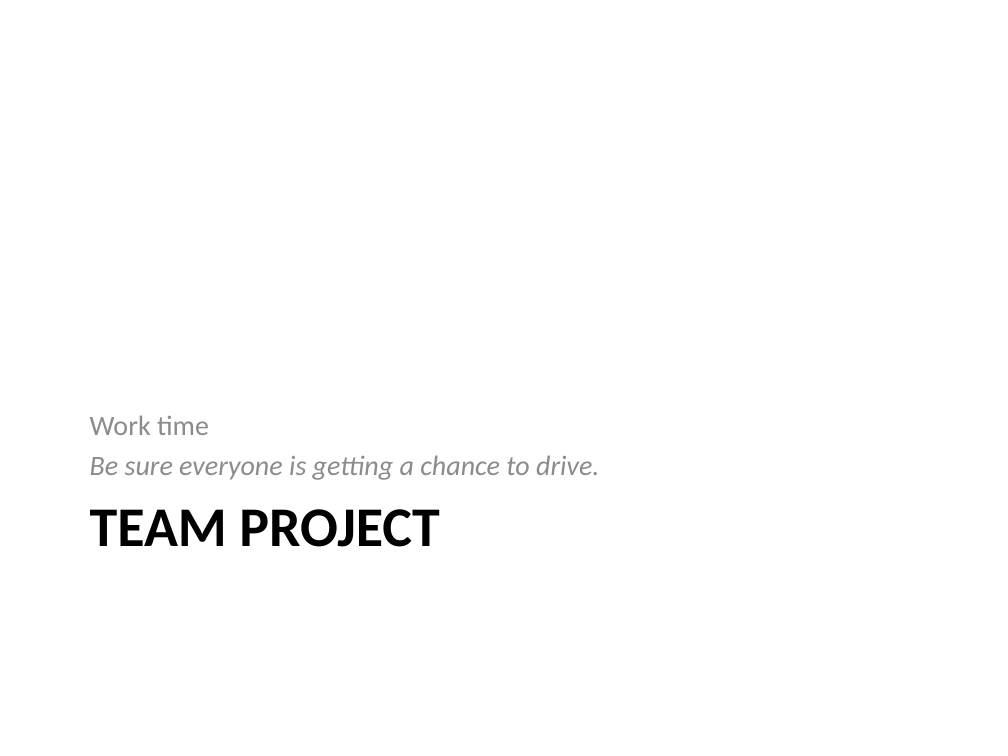
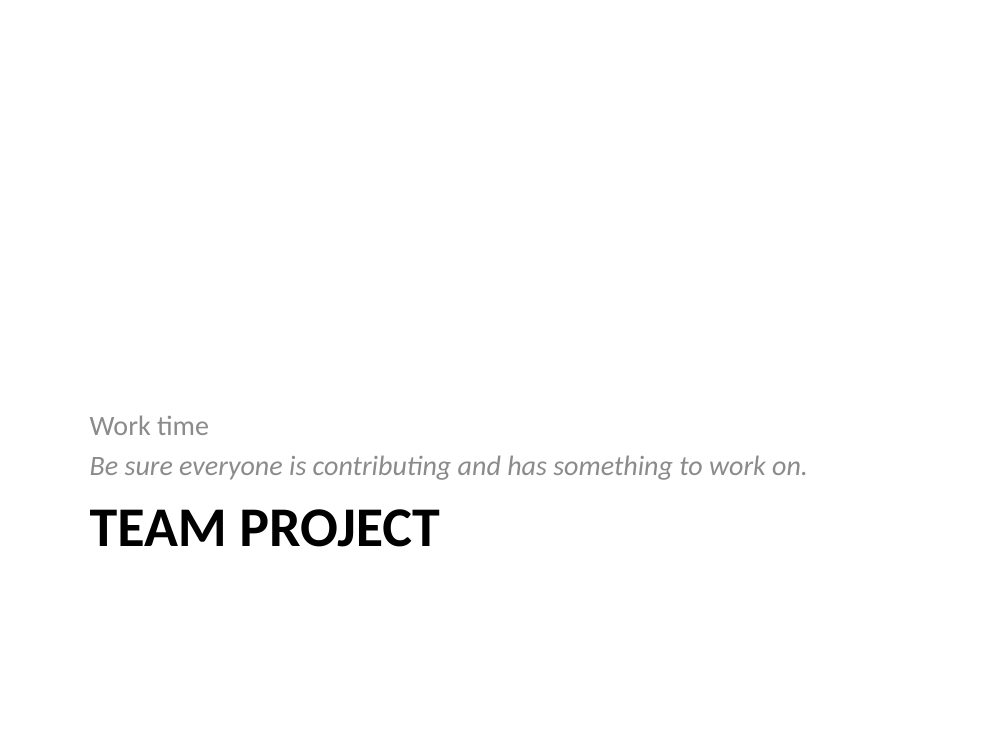
Before and after one commit to RHIT-CSSE/csse220, a slide deck: slide 18 of ClassMaterials/ProjectWorkday1/Slides/DesignInheritance.pptx. Drawn at 1008x756 pixels with LibreOffice and Linux fonts; fonts in the diff are those of the drawing. Boxes give left, top, right and bottom in pixels: in the first picture for what was removed or moved away, otherwise in the second. Text is boxed around its words. In the diff, an @@ line names an element or a change of style, - is before the commit and + after.

```diff
--- a/ClassMaterials/ProjectWorkday1/Slides/DesignInheritance.pptx
+++ b/ClassMaterials/ProjectWorkday1/Slides/DesignInheritance.pptx
@@ text at (90,455,808,480): text changed @@
-Be sure everyone is getting a chance to drive.
+Be sure everyone is contributing and has something to work on.
```
Also in this commit, not shown: 5 other slides changed, 4 slides added, 1 slide removed.
